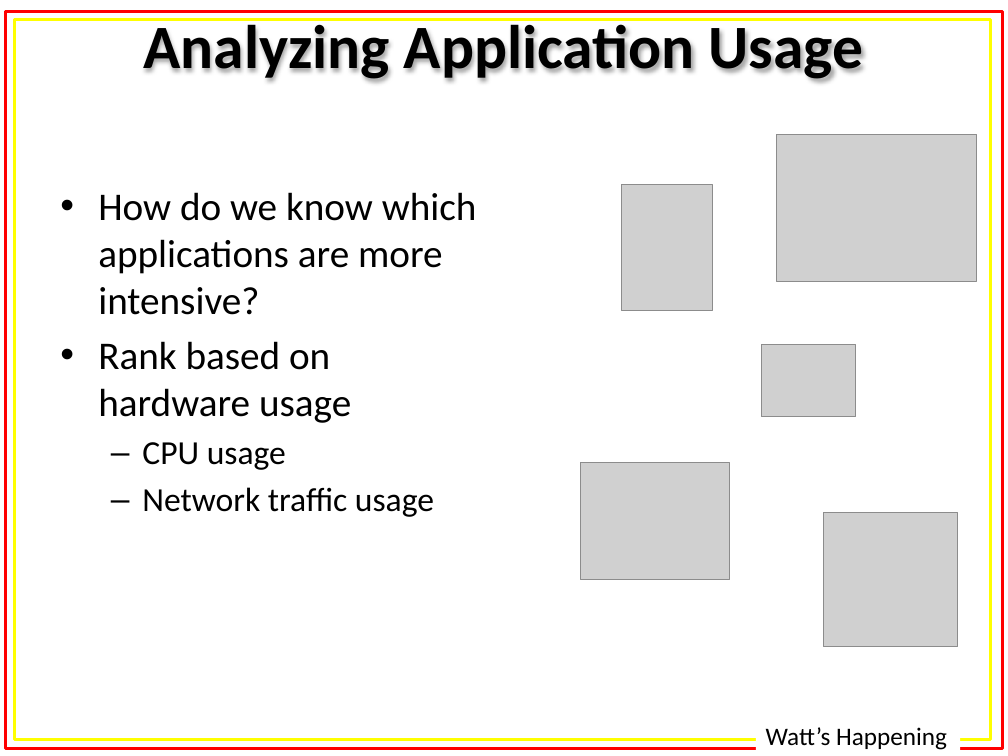
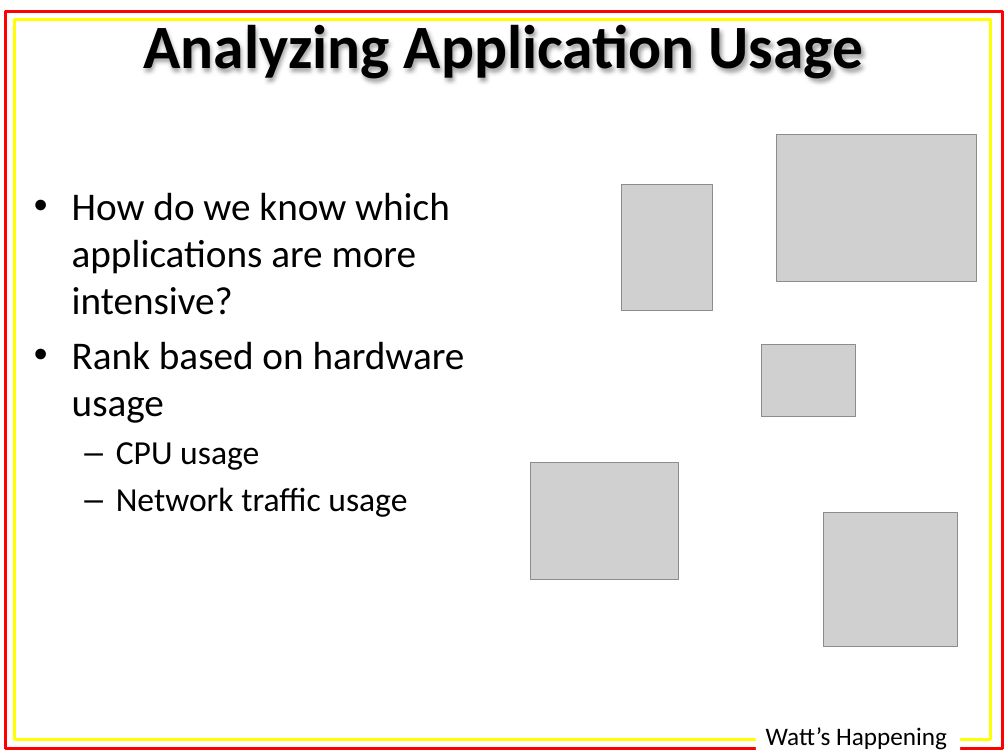
Before and after one commit to alexisfisher/watts-happening, a slide deck: slide 10 of docs/presentation/Presentation.pptx. Drawn at 1008x756 pixels with LibreOffice and Linux fonts; fonts in the diff are those of the drawing; grey boxes stand for pictures. Boxes give left, top, right and bottom in pixels: in the first picture for what was removed or moved away, otherwise in the second. Text is boxed around its words. In the diff, an @@ line names an element or a change of style, - is before the commit and + after.

```diff
--- a/docs/presentation/Presentation.pptx
+++ b/docs/presentation/Presentation.pptx
@@ text "How do we know which ..." rewrapped from (x1=98, y1=192, x2=477, y2=517) to (x1=72, y1=192, x2=465, y2=517) @@
@@ picture moved from (x1=581, y1=463, x2=729, y2=580) to (x1=530, y1=463, x2=678, y2=580) @@
```
Also in this commit, not shown: 4 other slides changed, 2 slides added, 1 slide removed, 1 other file.
